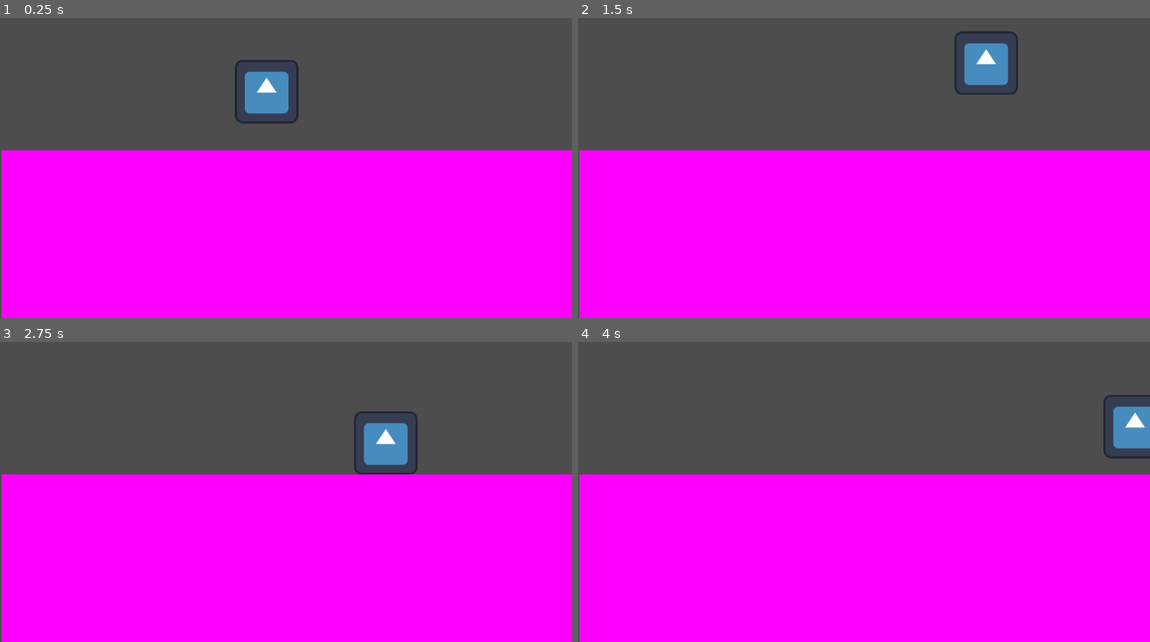
Above: before the commit, frames 1-4 (two rows, left to right).
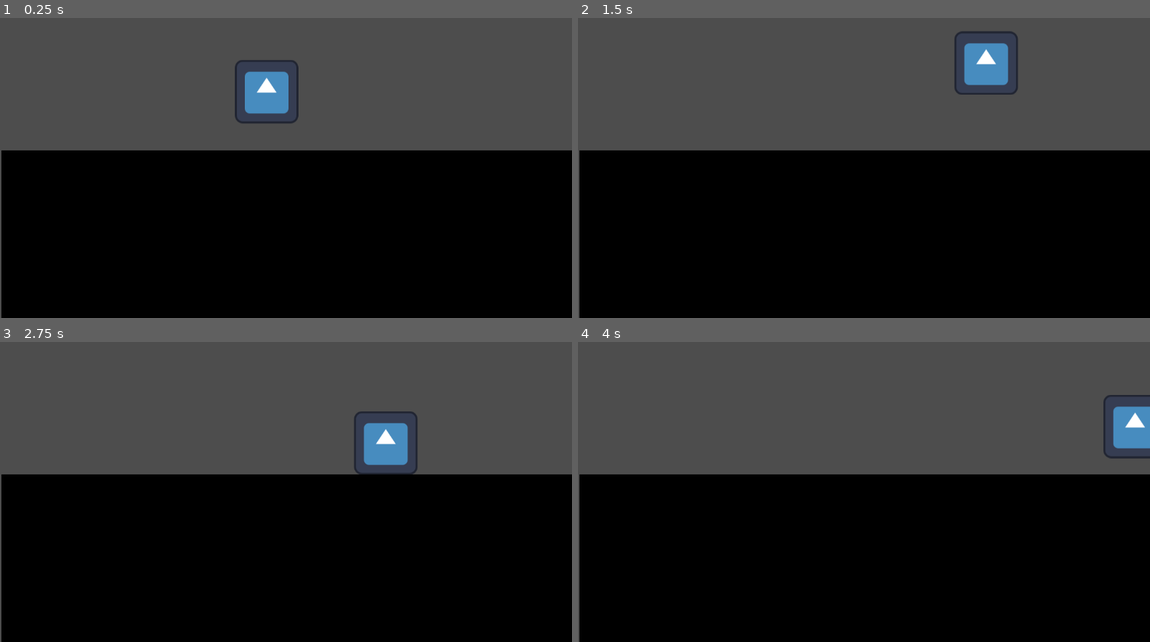
Above: after the commit, the same moments.

Repository: Dragon614pc/NinjaDragonsGameOff2023
Game: Godot game, scene res://test.tscn
Same seed, same stepped clock (60 frames per second), same inputs: the game is played once before the commit and once after it. The engine's default icon, where the game draws it, is replaced by a stand-in: a white triangle on a blue panel in a dark square.
Inputs:
- Up to frame 1 (0.25 s): no input
- Up to frame 2 (1.5 s): hold Right (Right) from 0.53 s (still down); tap X (Attack) at 0.6, 1.35 s; tap Z (Jump) at 0.77 s
- Up to frame 3 (2.75 s): tap Z (Jump) at 1.52 s; release Right (Right) at 2.03 s; hold Left (Left) from 2.03 s (still down); tap X (Attack) at 2.1 s
- Up to frame 4 (4 s): release Left (Left) at 2.78 s; hold Right (Right) from 2.78 s (still down); tap X (Attack) at 2.85, 3.6 s; tap Z (Jump) at 3.02, 3.77 s

The runs differ from the first frame. In frame 1, 56% of the frame differs, in the area x 0-100%, y 44-100%; in frame 2, 56%; in frame 3, 56%; in frame 4, 56%.

Commit message:
change floor color

Diff:
--- a/project/test/floor_test.tscn
+++ b/project/test/floor_test.tscn
@@ -8,8 +8,11 @@
 [node name="FloorTest" type="StaticBody2D"]
 
 [node name="Sprite2D" type="Sprite2D" parent="."]
+modulate = Color(0, 0.968627, 0.227451, 1)
+self_modulate = Color(0.117647, 0.929412, 0, 1)
 scale = Vector2(1154, 650)
 texture = SubResource("PlaceholderTexture2D_3pk2v")
 
 [node name="CollisionShape2D" type="CollisionShape2D" parent="."]
+visible = false
 shape = SubResource("RectangleShape2D_idjlp")
